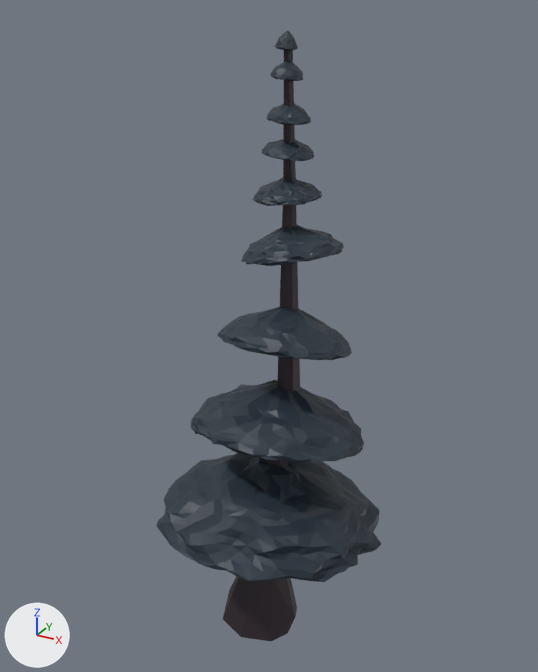
The glTF model src/assets/models/tree2.glb: old version first, new version second.
Both versions are drawn from a 50 mm camera at (6.08, -10.56, 11.49) aimed at (-0.07, 0.62, 5.89). The axes (+X, +Y, +Z) are drawn at lower left. The lights are the same throughout. Where no turn or scale is listed for an object, it has been applied to the vertices.

The scene before the commit, as lines of its bpy script (objects in view):
```python
me_icosphere_003 = bpy.data.meshes.new('Icosphere.003')
me_icosphere_003.from_pydata(...)  # 3521 vertices, 7002 faces; spans x -2.12..2.32, y -1.84..2.6, z -0.69..11.16
me_icosphere_003.materials.append(mat_material)  # picture img_palette
ob_tree2 = bpy.data.objects.new('tree2', me_icosphere_003)
ob_tree2.location = (0.0, 0.0, 0.0)
```
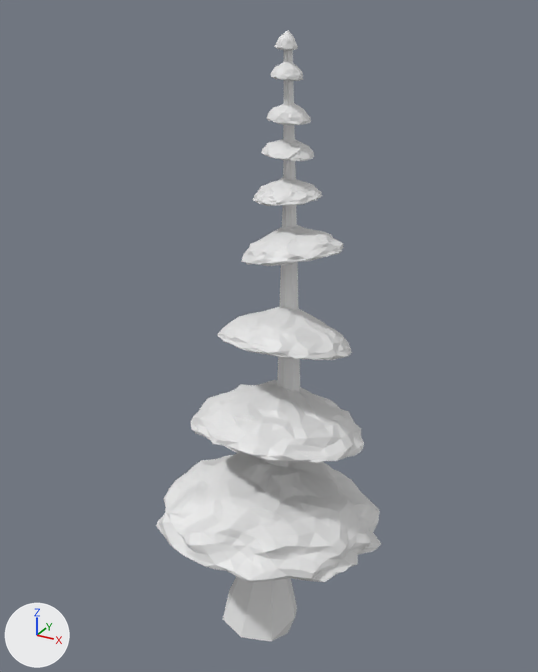
What differs and where, as boxes [x1, y1, x2, y2] in the pictures (538 x 672 px):
'tree2', recoloured
    both: [157, 30, 381, 641]

Edits to the bpy script that builds the scene:
```text
Change me_icosphere_003:
    where me_icosphere_003.from_pydata(...)  # 3521 vertices, 7002 faces; spans x -2.12..2.32, y -1.84..2.6, z -0.69..11.16
    remove me_icosphere_003.materials.append(mat_material)  # picture img_palette
```
